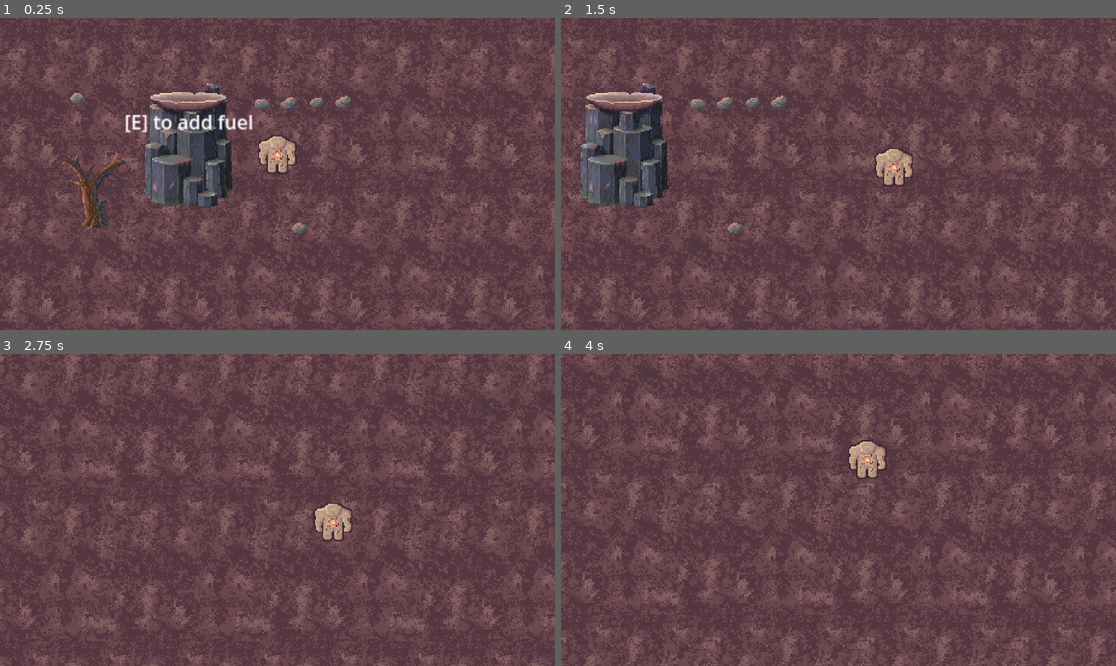
Above: before the commit, frames 1-4 (two rows, left to right).
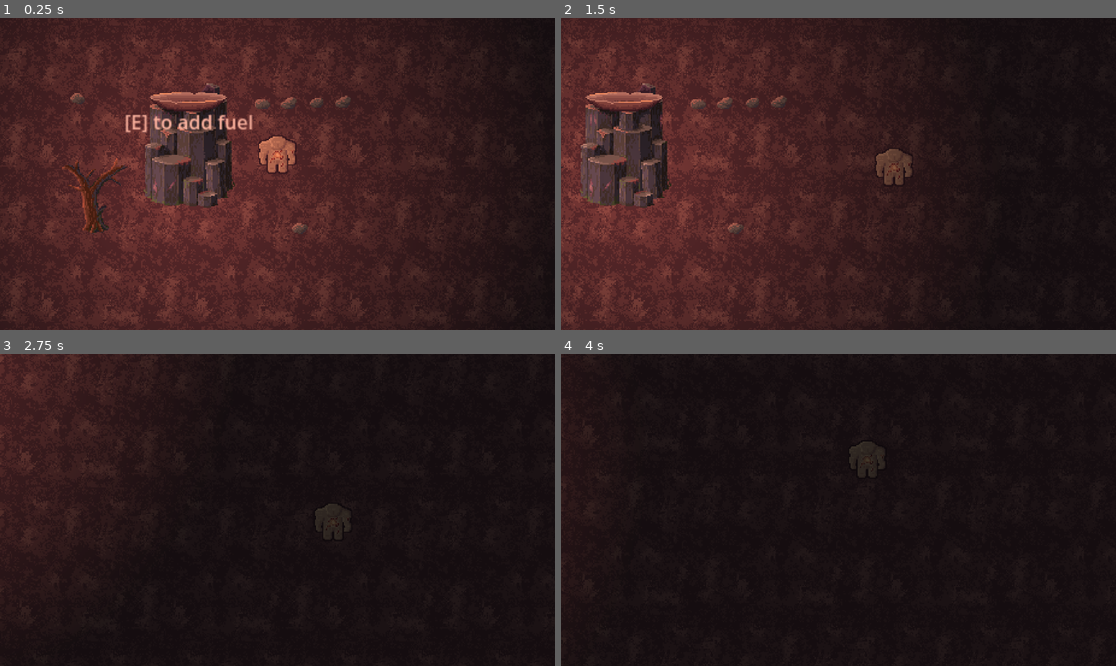
Above: after the commit, the same moments.

Repository: ShadowDragon5/eclipse
Game: Godot game, scene res://scenes/world.tscn
The game is run twice, just before and just after one commit, with the same random seed, the same clock (stepped at 60 frames per second) and the same inputs.
Inputs (mouse positions are in pixels of both pictures, inside the frame that each line leads up to):
- Up to frame 1 (0.25 s): no input
- Up to frame 2 (1.5 s): tap Enter at 0.5 s; move the mouse to (960, 158) at 0.52 s; hold Right (ui_right) 0.53-1.28 s; hold E (interact) 0.53-1.28 s; click (960, 158) at 0.67 s; move the mouse to (727, 189) at 1.27 s; hold Down (ui_down) from 1.28 s (still down); tap E (interact) at 1.35 s
- Up to frame 3 (2.75 s): move the mouse to (333, 441) at 2.02 s; release Down (ui_down) at 2.03 s; hold Right (ui_right) from 2.03 s (still down); hold E (interact) from 2.03 s (still down)
- Up to frame 4 (4 s): move the mouse to (810, 572) at 2.77 s; release Right (ui_right) at 2.78 s; release E (interact) at 2.78 s; hold Up (ui_up) 2.78-3.53 s; tap E (interact) at 2.85 s; click (810, 572) at 2.92 s; move the mouse to (1005, 556) at 3.52 s; hold Left (ui_left) from 3.53 s (still down); hold E (interact) from 3.53 s (still down)

The runs differ from the first frame. In frame 1, 96% of the frame differs, in the area x 0-100%, y 0-100%; in frame 2, 97%; in frame 3, 100%; in frame 4, 100%.

Commit message:
Added shadow/lighting

Diff:
--- a/scenes/objects/brazier.tscn
+++ b/scenes/objects/brazier.tscn
@@ -11,6 +11,15 @@
 
 [sub_resource type="CircleShape2D" id="CircleShape2D_gtl83"]
 radius = 64.0
+
+[sub_resource type="Gradient" id="Gradient_mx8ux"]
+colors = PackedColorArray(1, 1, 1, 1, 0, 0, 0, 1)
+
+[sub_resource type="GradientTexture2D" id="GradientTexture2D_yt5m3"]
+gradient = SubResource("Gradient_mx8ux")
+fill = 1
+fill_from = Vector2(0.5, 0.5)
+fill_to = Vector2(1, 0.5)
 
 [node name="Brazier" type="StaticBody2D"]
 y_sort_enabled = true
@@ -60,4 +69,9 @@
 position = Vector2(2.08165e-12, 24)
 shape = SubResource("CircleShape2D_gtl83")
 
+[node name="PointLight2D" type="PointLight2D" parent="."]
+scale = Vector2(10, 10)
+color = Color(0.913239, 0.546676, 0.451014, 1)
+texture = SubResource("GradientTexture2D_yt5m3")
+
 [connection signal="timeout" from="Timer" to="." method="_on_timer_timeout"]
--- a/scenes/objects/dead_tree.tscn
+++ b/scenes/objects/dead_tree.tscn
@@ -18,7 +18,7 @@
 
 [node name="Sprite2D" type="Sprite2D" parent="."]
 texture_filter = 1
-position = Vector2(2.08165e-12, -4)
+position = Vector2(2.08165e-12, 0)
 texture = ExtResource("3_er5ew")
 offset = Vector2(2.08165e-12, -28)
 metadata/_aseprite_wizard_config_ = {
@@ -39,7 +39,6 @@
 metadata/_aseprite_wizard_source_file_hash_ = "f065380bd1bdad2169279ed1a48df8c2"
 
 [node name="CollisionShape2D" type="CollisionShape2D" parent="."]
-position = Vector2(0, -4)
 rotation = -1.5708
 shape = SubResource("CapsuleShape2D_8msq7")
 
@@ -48,13 +47,13 @@
 one_shot = true
 
 [node name="Marker2D" type="Marker2D" parent="."]
-position = Vector2(0, -32)
 
 [node name="InteractionArea" parent="." instance=ExtResource("3_85smn")]
 position = Vector2(0, -4)
 action_name = "chop"
 
 [node name="CollisionShape2D" type="CollisionShape2D" parent="InteractionArea"]
+position = Vector2(0, 4)
 shape = SubResource("CircleShape2D_djadk")
 
 [connection signal="timeout" from="branch_fall_timer" to="." method="_on_branch_fall_timer_timeout"]
--- a/scenes/world.tscn
+++ b/scenes/world.tscn
@@ -80,3 +80,7 @@
 
 [node name="Pebble7" parent="." instance=ExtResource("6_2oify")]
 position = Vector2(128, -68)
+
+[node name="DirectionalLight2D" type="DirectionalLight2D" parent="."]
+energy = 0.75
+blend_mode = 1
Not shown: 1 places in scenes/objects/brazier.tscn that only renumber resources
